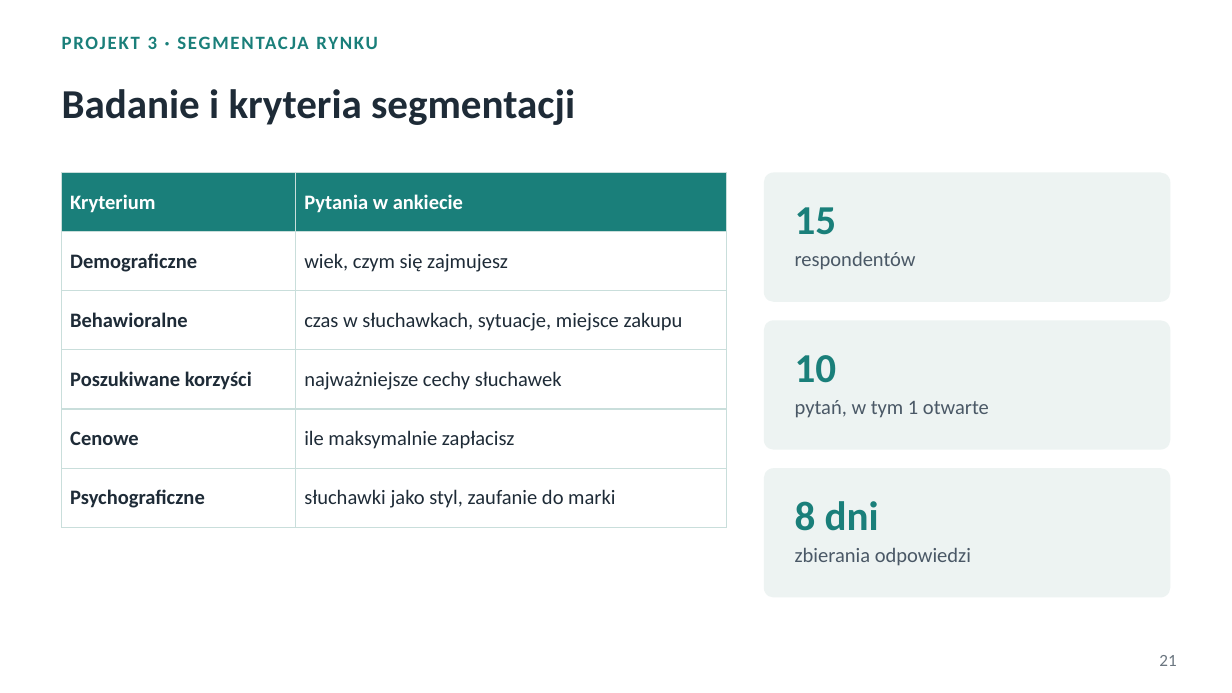
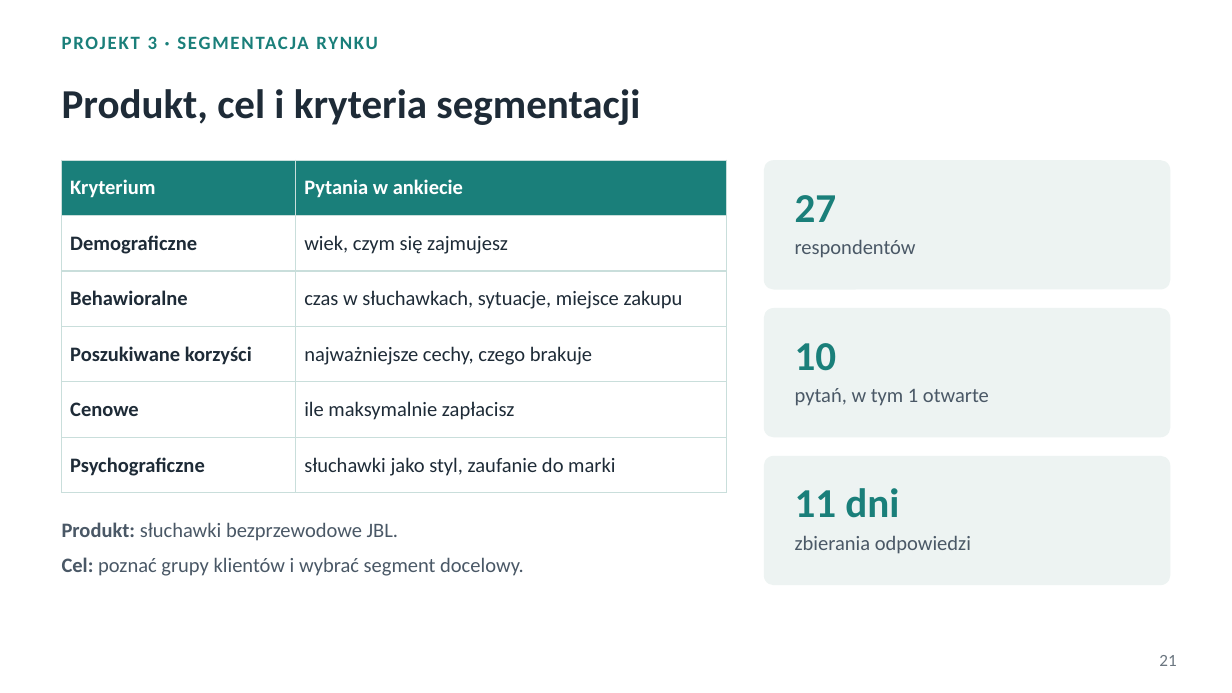
Before and after one commit to ploiu123/praca, a slide deck: slide 21 of prezentacja/Podstawy_analityki_projekty.pptx. Drawn at 1232x693 pixels with LibreOffice and Linux fonts; fonts in the diff are those of the drawing. Boxes give left, top, right and bottom in pixels: in the first picture for what was removed or moved away, otherwise in the second. Text is boxed around its words. In the diff, an @@ line names an element or a change of style, - is before the commit and + after.

```diff
--- a/prezentacja/Podstawy_analityki_projekty.pptx
+++ b/prezentacja/Podstawy_analityki_projekty.pptx
@@ title at (62,89,640,125): text changed @@
-Badanie i kryteria segmentacji
+Produkt, cel i kryteria segmentacji
@@ table at (62,160,727,480) @@
-row 4, column 2: najważniejsze cechy słuchawek
+row 4, column 2: najważniejsze cechy, czego brakuje
@@ table: place and size @@
-table at (62,172,727,512)
+table at (62,160,727,480)
@@ text removed at (795,207,837,235) @@
-15
@@ text added at (795,195,837,222), 24 pt, text #1A7F7A, bold @@
+27
@@ 3 texts, 3 rounded rectangles: place and size @@
-3 texts, 3 rounded rectangles at (764,172,1170,598)
+3 texts, 3 rounded rectangles at (764,160,1170,585)
@@ text "10": place and size @@
-text "10" at (795,355,837,383)
+text "10" at (795,343,837,371)
@@ text at (795,488,899,518): text changed @@
-8 dni
+11 dni
@@ text added at (62,522,524,576), 12 pt, text #4A5866 @@
+Produkt: słuchawki bezprzewodowe JBL.
+Cel: poznać grupy klientów i wybrać segment docelowy.
```
Also in this commit, not shown: 11 other slides changed, 1 slide added, 20 other files.
